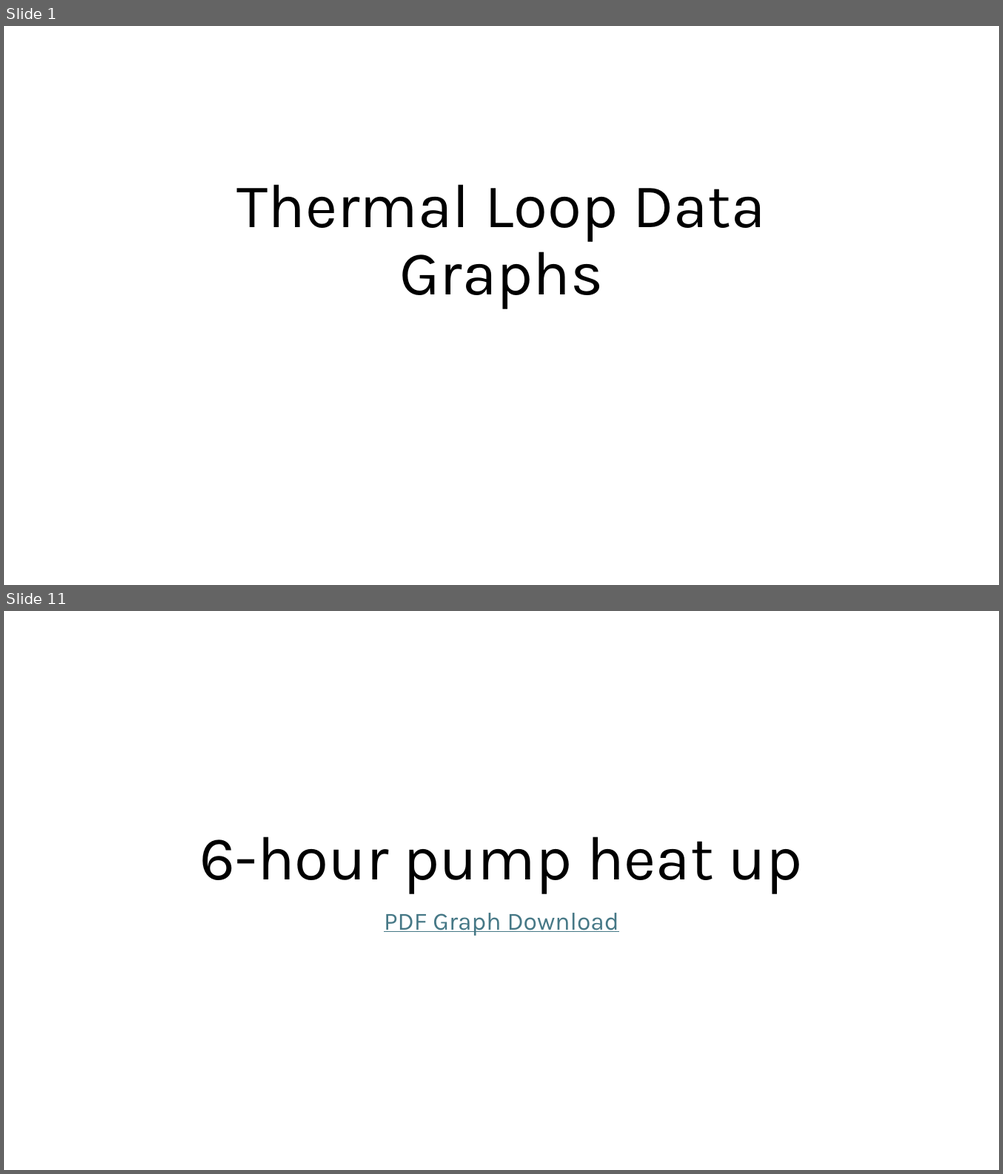
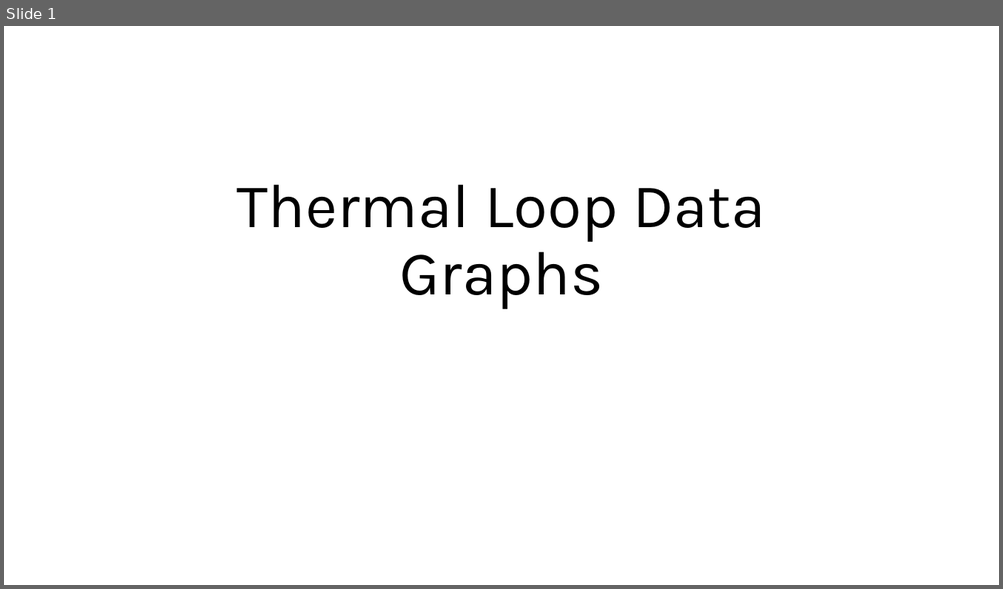
Before and after one commit to ARTS-Laboratory/thermal-loop, a slide deck: resources/Thermal_loop_data/Thermal Loop Data Graphs.pptx. Shown one above the other, each under a label of ours: slides 1 and 11 before the commit, slide 1 after it; the slides between them are not shown. The pictures are 1003x1174 and 1003x589 pixels, drawn with LibreOffice and Linux fonts; fonts in the diff are those of the drawing. Boxes give left, top, right and bottom in pixels: in the first picture for what was removed or moved away, otherwise in the second. Text is boxed around its words. In the diff, an @@ line names an element or a change of style, - is before the commit and + after.

```diff
--- a/resources/Thermal_loop_data/Thermal Loop Data Graphs.pptx
+++ b/resources/Thermal_loop_data/Thermal Loop Data Graphs.pptx
@@ slide 11 removed at box(4, 611, 999, 1170), background #FFFFFF @@
@@ title removed at box(200, 837, 802, 894) @@
-6-hour pump heat up
@@ subtitle removed at box(384, 913, 619, 936) @@
-PDF Graph Download
```
Also in this commit, not shown: 6 slides changed, 15 other slides removed.
